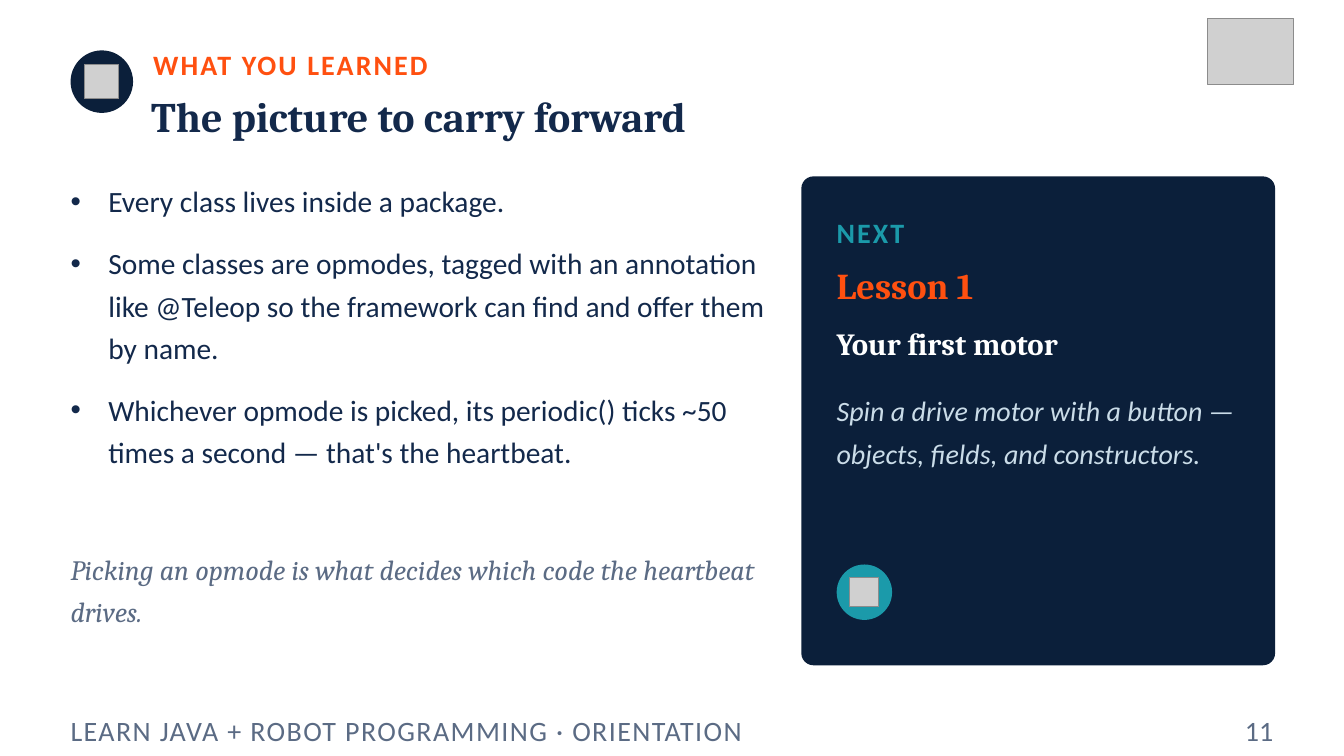
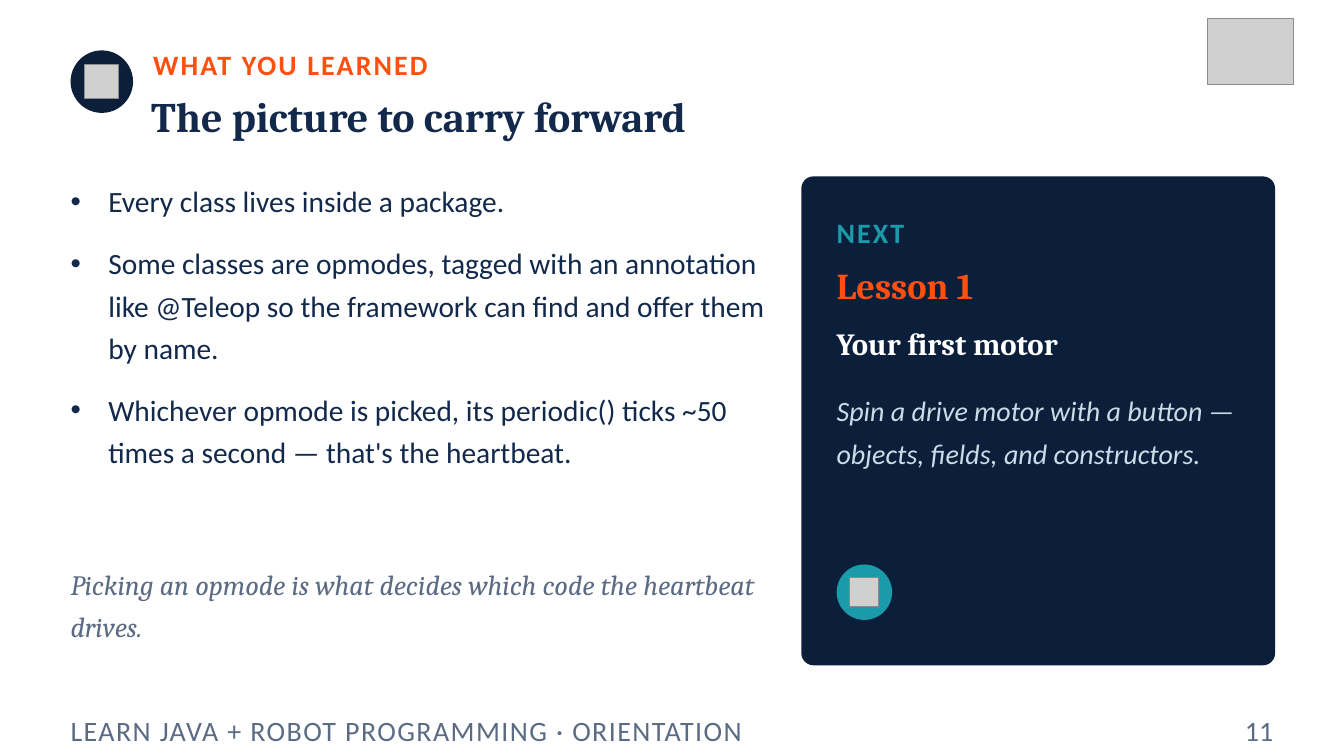
Before and after one commit to FRC5010/BasicRobotLessons, a slide deck: slide 11 of docs/presentations/v3/00-orientation.pptx. Drawn at 1344x756 pixels with LibreOffice and Linux fonts; fonts in the diff are those of the drawing; grey boxes stand for pictures. Boxes give left, top, right and bottom in pixels: in the first picture for what was removed or moved away, otherwise in the second. Text is boxed around its words. In the diff, an @@ line names an element or a change of style, - is before the commit and + after.

```diff
--- a/docs/presentations/v3/00-orientation.pptx
+++ b/docs/presentations/v3/00-orientation.pptx
@@ text "Picking an opmode is what ..." moved from (x1=71, y1=560, x2=754, y2=622) to (x1=71, y1=575, x2=754, y2=637) @@
```
Also in this commit, not shown: 3 other slides changed, 8 other files.
